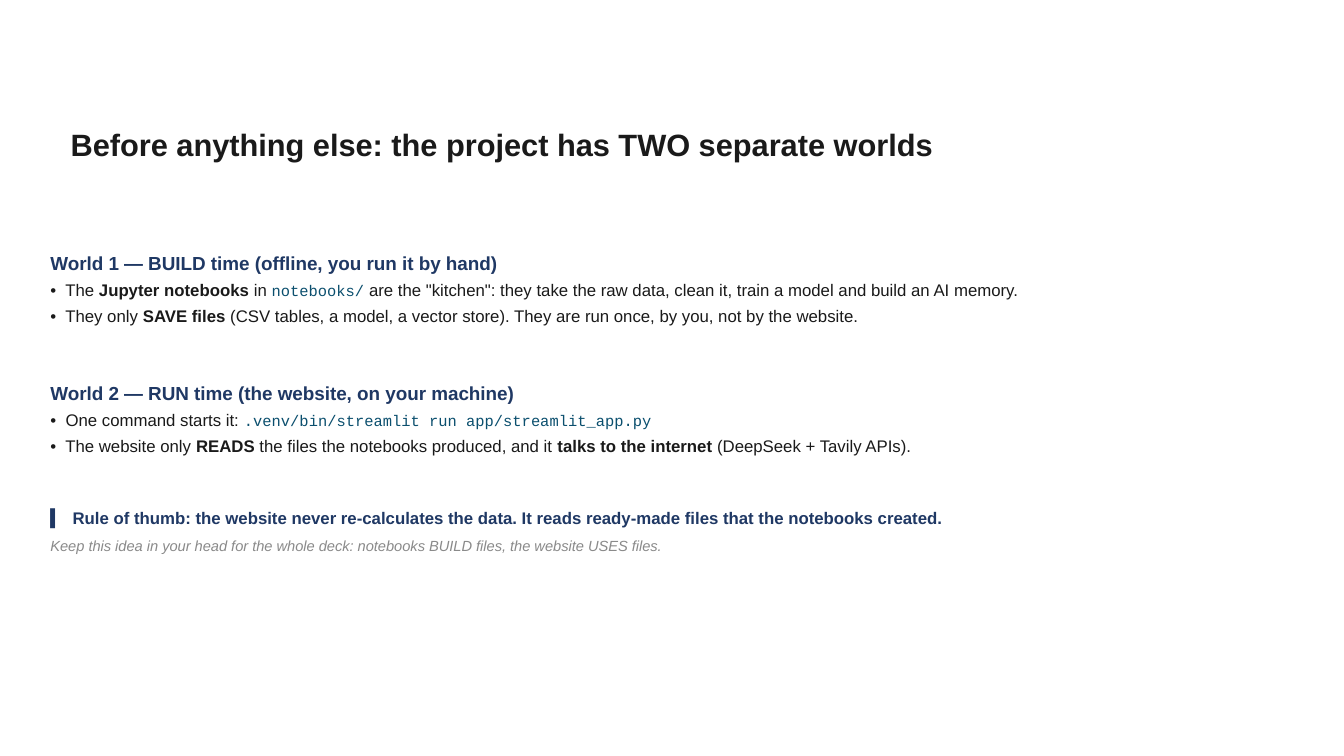
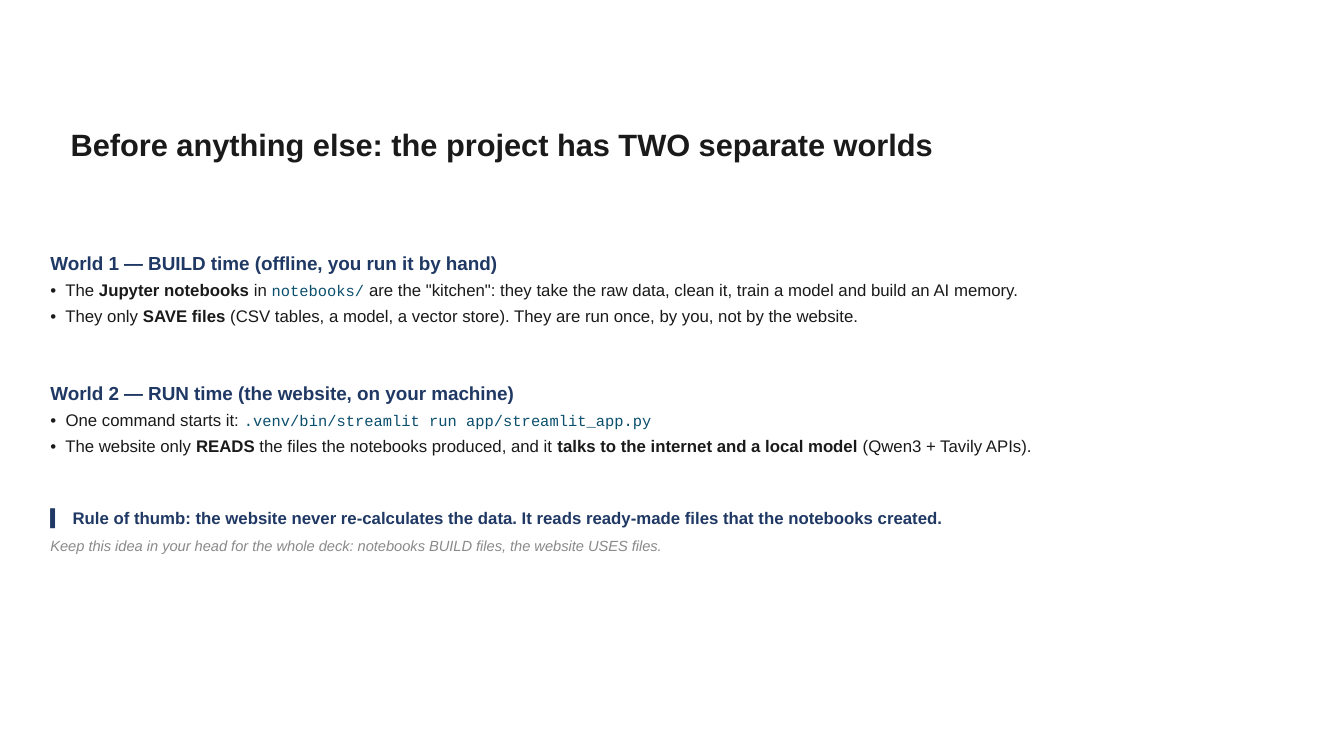
Before and after one commit to windows2t2/project-graduation, a slide deck: slide 2 of presentation.pptx. Drawn at 1344x756 pixels with LibreOffice and Linux fonts; fonts in the diff are those of the drawing. Boxes give left, top, right and bottom in pixels: in the first picture for what was removed or moved away, otherwise in the second. Text is boxed around its words. In the diff, an @@ line names an element or a change of style, - is before the commit and + after.

```diff
--- a/presentation.pptx
+++ b/presentation.pptx
@@ text at (65, 440, 1032, 456): text changed @@
-• The website only READS the files the notebooks produced, and it talks to the internet (DeepSeek + Tavily APIs).
+• The website only READS the files the notebooks produced, and it talks to the internet and a local model (Qwen3 + Tavily APIs).
```
Also in this commit, not shown: 6 other slides changed, 2 other files.
